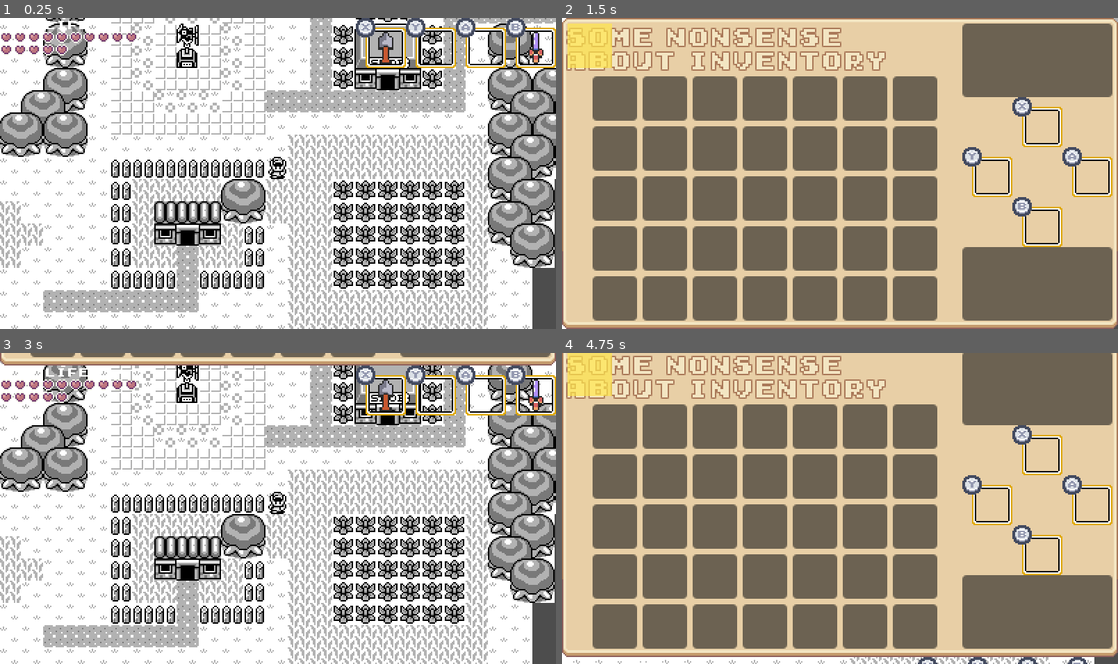
Above: before the commit, frames 1-4 (two rows, left to right).
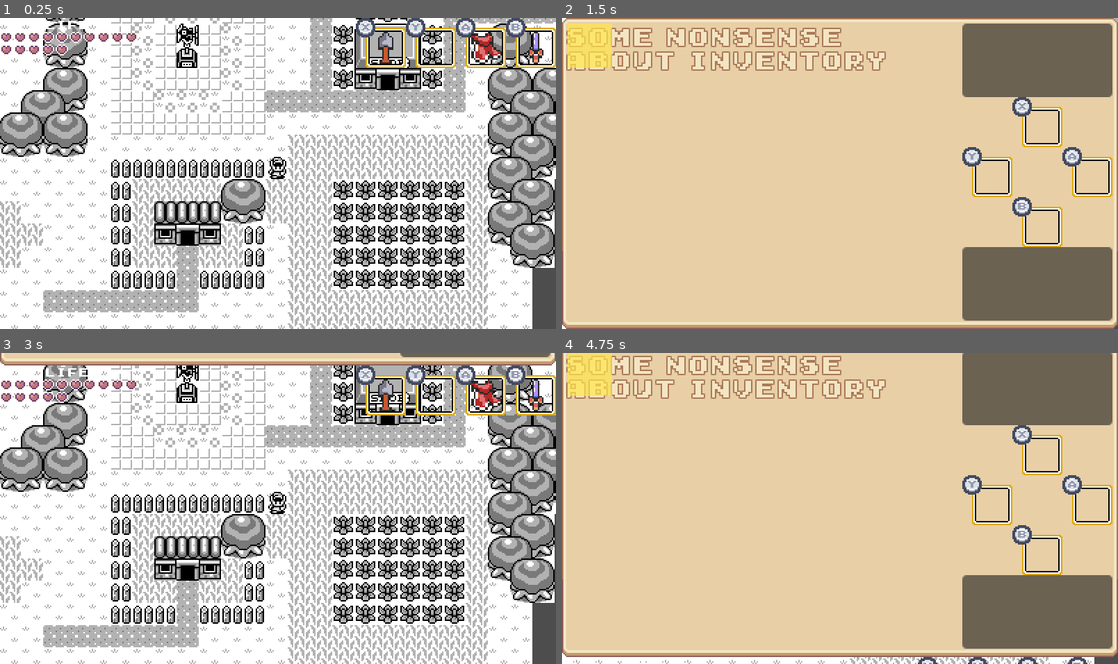
Above: after the commit, the same moments.

Repository: ceafin/finsceal-bhride
Game: Godot game, scene res://scenes/game.tscn
The game is run twice, just before and just after one commit, with the same random seed, the same clock (stepped at 60 frames per second) and the same inputs. Sound files missing from this copy of the repository are replaced by a short silence.
Inputs:
- Up to frame 1 (0.25 s): no input
- Up to frame 2 (1.5 s): tap Enter (start) at 0.5, 1.35 s; hold X (slot_east) 0.53-1.28 s; hold Enter (start) 0.53-1.28 s; hold Z (slot_south) from 1.28 s (still down)
- Up to frame 3 (3 s): tap Enter (start) at 2, 2.85 s; release Z (slot_south) at 2.03 s; hold X (slot_east) 2.03-2.78 s; hold Enter (start) 2.03-2.78 s; hold S (slot_north) from 2.78 s (still down)
- Up to frame 4 (4.75 s): release S (slot_north) at 3.53 s; hold Enter (start) 3.53-4.28 s; hold A (slot_west) from 3.53 s (still down); tap Enter (start) at 4.35 s

The runs differ from the first frame. In frame 1, 0.3% of the frame differs, in the area x 84-91%, y 4-15%; in frame 2, 40%, in the area x 5-68%, y 18-98%; in frame 3, 1.1%; in frame 4, 40%.

Commit message:
setting up for the item pause menu grid

Diff:
--- a/resources/items/feather_item.tres
+++ b/resources/items/feather_item.tres
@@ -1,8 +1,11 @@
 [gd_resource type="Resource" script_class="FeatherItem" format=3 uid="uid://c0eypenmf4al"]
 
+[ext_resource type="Texture2D" uid="uid://bh1l6j3xs6ygv" path="res://assets/misc_zelda_tiles.png" id="1_apsv7"]
 [ext_resource type="Script" uid="uid://fmysqpwfvywk" path="res://scripts/items/feather_item.gd" id="1_n8r0a"]
 
 [sub_resource type="AtlasTexture" id="AtlasTexture_n8r0a"]
+atlas = ExtResource("1_apsv7")
+region = Rect2(96, 48, 16, 16)
 
 [resource]
 script = ExtResource("1_n8r0a")
--- a/scripts/equipment_manager.gd
+++ b/scripts/equipment_manager.gd
@@ -1,7 +1,10 @@
 extends Node
 class_name EquipmentManager
 
-signal slot_changed( slot_name: String, item: Item )
+signal slot_changed(slot_name: String, item: Item)
+signal inventory_changed(index: int, item: Item)
+
+const INVENTORY_SIZE := 35
 
 @export_group("Inventory")
 @export var starting_inventory : Array[Item] = []
@@ -22,21 +25,39 @@
 var inventory : Array[Item] = []
 
 func _ready() -> void:
-	inventory = starting_inventory.duplicate()
+	inventory.resize(INVENTORY_SIZE)
+	for i in mini(starting_inventory.size(), INVENTORY_SIZE):
+		inventory[i] = starting_inventory[i]
 
-	if default_slot_north: equip_item("slot_north", default_slot_north)
-	if default_slot_east:  equip_item("slot_east",  default_slot_east)
-	if default_slot_south: equip_item("slot_south", default_slot_south)
-	if default_slot_west:  equip_item("slot_west",  default_slot_west)
+	_equip_default("slot_north", default_slot_north)
+	_equip_default("slot_east",  default_slot_east)
+	_equip_default("slot_south", default_slot_south)
+	_equip_default("slot_west",  default_slot_west)
 
-func equip_item( slot_name: String, item: Item ) -> void:
+func _equip_default(slot_name: String, item: Item) -> void:
+	if not item:
+		return
+	var idx := inventory.find(item)
+	if idx != -1:
+		inventory[idx] = null
+	slots[slot_name] = item
+	slot_changed.emit(slot_name, item)
+
+# The primary gameplay method — always a swap between a grid cell and a slot.
+# Handles all four cases: item↔item, item↔empty, empty↔item, empty↔empty.
+func swap_inventory_with_slot(grid_index: int, slot_name: String) -> void:
 	if slot_name not in slots:
 		return
-	slots[slot_name] = item
-	slot_changed.emit( slot_name, item )
+	if grid_index < 0 or grid_index >= inventory.size():
+		return
+	var grid_item : Item = inventory[grid_index]
+	var slot_item : Item = slots[slot_name]
+	if grid_item == null and slot_item == null:
+		return
+	inventory[grid_index] = slot_item
+	slots[slot_name]       = grid_item
+	slot_changed.emit(slot_name, grid_item)
+	inventory_changed.emit(grid_index, slot_item)
 
-func get_equipped_item( slot_name: String ) -> Item:
-	return slots.get( slot_name ) as Item
-
-func unequip_slot( slot_name: String ) -> void:
-	equip_item( slot_name, null )
+func get_equipped_item(slot_name: String) -> Item:
+	return slots.get(slot_name) as Item
--- a/scripts/ui.gd
+++ b/scripts/ui.gd
@@ -1,87 +1,99 @@
 extends Control
 class_name UI
 
-const HEART_FULL = preload( "res://assets/heart_full.png" )
-const HEART_PART = preload( "res://assets/heart_part.png" )
-const HEART_EMPTY = preload( "res://assets/heart_empty.png" )
+const HEART_FULL = preload("res://assets/heart_full.png")
+const HEART_PART = preload("res://assets/heart_part.png")
+const HEART_EMPTY = preload("res://assets/heart_empty.png")
 
-const LA_PAUSE_MENU_OPEN = preload( "res://assets/sfx/LA_PauseMenu_Open.wav" )
-const LA_PAUSE_MENU_CLOSE = preload( "res://assets/sfx/LA_PauseMenu_Close.wav" )
+const LA_PAUSE_MENU_OPEN  = preload("res://assets/sfx/LA_PauseMenu_Open.wav")
+const LA_PAUSE_MENU_CLOSE = preload("res://assets/sfx/LA_PauseMenu_Close.wav")
 
-# Resolution: 400x224
-const CLOSED_POSITION : Vector2 = Vector2( 0, -224 )
-const OPENED_POSITION : Vector2 = Vector2( 0, 0 )
+const CLOSED_POSITION : Vector2 = Vector2(0, -224)
+const OPENED_POSITION : Vector2 = Vector2(0, 0)
 
 var _hearts : float = 3.0
-var hearts : float :
+var hearts : float:
 	get:
 		return _hearts
-	set( value ):
+	set(value):
 		_hearts = value
 		if not is_node_ready():
 			return
 		for i in heart_grid.get_child_count():
 			if value > i * 2 + 1:
-				heart_grid.get_child( i ).texture = HEART_FULL
+				heart_grid.get_child(i).texture = HEART_FULL
 			elif value > i * 2:
-				heart_grid.get_child( i ).texture = HEART_PART
+				heart_grid.get_child(i).texture = HEART_PART
 			else:
-				heart_grid.get_child( i ).texture = HEART_EMPTY
+				heart_grid.get_child(i).texture = HEART_EMPTY
 
-# Set at the Game Node Scene Root
 var equipment_manager : EquipmentManager:
-	set( value ):
+	set(value):
 		equipment_manager = value
 		if equipment_manager:
-			equipment_manager.slot_changed.connect( _on_slot_changed )
+			equipment_manager.slot_changed.connect(_on_slot_changed)
+			equipment_manager.inventory_changed.connect(_on_inventory_changed)
 			_refresh_equipment_display()
+			_refresh_inventory_grid()
 
 @onready var slot_west_display  : TextureRect = $AdventureMenu/OverlapHUD/OverlapHBox/HUDButtonAssignments/HUDButtonX/HUDItemX/TextureRect
 @onready var slot_north_display : TextureRect = $AdventureMenu/OverlapHUD/OverlapHBox/HUDButtonAssignments/HUDButtonY/HUDItemY/TextureRect
 @onready var slot_east_display  : TextureRect = $AdventureMenu/OverlapHUD/OverlapHBox/HUDButtonAssignments/HUDButtonA/HUDItemA/TextureRect
 @onready var slot_south_display : TextureRect = $AdventureMenu/OverlapHUD/OverlapHBox/HUDButtonAssignments/HUDButtonB/HUDItemB/TextureRect
 
-@onready var heart_grid : GridContainer = $AdventureMenu/OverlapHUD/OverlapHBox/LifeMeter/HeartGrid
+@onready var heart_grid       : GridContainer = $AdventureMenu/OverlapHUD/OverlapHBox/LifeMeter/HeartGrid
+@onready var _inventory_grid  : GridContainer = $AdventureMenu/InventoryMenu/MarginContainer/InvHBox/Equipables/GridContainer
 
 func _ready() -> void:
 	_refresh_equipment_display()
 
-func _on_slot_changed( _slot_name: String, _item: Item ) -> void:
+func _on_slot_changed(_slot_name: String, _item: Item) -> void:
 	_refresh_equipment_display()
+
+func _on_inventory_changed(index: int, item: Item) -> void:
+	var slot := _inventory_grid.get_child(index) as UIItemSlot
+	if slot:
+		slot.item = item
 
 func _refresh_equipment_display() -> void:
 	if not equipment_manager:
 		return
-
-	var north = equipment_manager.get_equipped_item( "slot_north" )
-	var east  = equipment_manager.get_equipped_item( "slot_east" )
-	var south = equipment_manager.get_equipped_item( "slot_south" )
-	var west  = equipment_manager.get_equipped_item( "slot_west" )
-
+	var north = equipment_manager.get_equipped_item("slot_north")
+	var east  = equipment_manager.get_equipped_item("slot_east")
+	var south = equipment_manager.get_equipped_item("slot_south")
+	var west  = equipment_manager.get_equipped_item("slot_west")
 	slot_north_display.texture = north.icon if north else null
 	slot_east_display.texture  = east.icon  if east  else null
 	slot_south_display.texture = south.icon if south else null
 	slot_west_display.texture  = west.icon  if west  else null
 
+func _refresh_inventory_grid() -> void:
+	if not equipment_manager:
+		return
+	for child in _inventory_grid.get_children():
+		child.free()
+	for i in EquipmentManager.INVENTORY_SIZE:
+		var slot := UIItemSlot.new()
+		slot.item = equipment_manager.inventory[i]
+		_inventory_grid.add_child(slot)
 
-func _input( event: InputEvent ) -> void:
-	if event.is_action_pressed( "start" ):
+func _input(event: InputEvent) -> void:
+	if event.is_action_pressed("start"):
 		if get_tree().paused:
 			exit_pause_menu()
 		else:
 			enter_pause_menu()
 		get_viewport().set_input_as_handled()
 
-
 func enter_pause_menu() -> void:
 	get_tree().paused = true
-	SFX.play( LA_PAUSE_MENU_OPEN )
+	SFX.play(LA_PAUSE_MENU_OPEN)
 	var tween = create_tween()
-	tween.tween_property( self, "global_position", OPENED_POSITION, 0.5 ).set_trans( Tween.TRANS_QUART ).set_ease( Tween.EASE_IN_OUT )
+	tween.tween_property(self, "global_position", OPENED_POSITION, 0.5).set_trans(Tween.TRANS_QUART).set_ease(Tween.EASE_IN_OUT)
 
 func exit_pause_menu() -> void:
-	SFX.play( LA_PAUSE_MENU_CLOSE )
+	SFX.play(LA_PAUSE_MENU_CLOSE)
 	var tween = create_tween()
-	tween.tween_property( self, "global_position", CLOSED_POSITION, 0.2 ).set_trans( Tween.TRANS_EXPO ).set_ease( Tween.EASE_OUT )
+	tween.tween_property(self, "global_position", CLOSED_POSITION, 0.2).set_trans(Tween.TRANS_EXPO).set_ease(Tween.EASE_OUT)
 	await tween.finished
 	get_tree().paused = false
--- /dev/null
+++ b/scripts/ui_item_slot.gd
@@ -0,0 +1,14 @@
+extends TextureRect
+class_name UIItemSlot
+
+var item : Item:
+	set(value):
+		item = value
+		texture = value.icon if value else null
+
+func _ready() -> void:
+	custom_minimum_size = Vector2(32, 32)
+	expand_mode = TextureRect.EXPAND_FIT_WIDTH_PROPORTIONAL
+	stretch_mode = TextureRect.STRETCH_KEEP_ASPECT_CENTERED
+	mouse_filter = Control.MOUSE_FILTER_IGNORE
+	texture = item.icon if item else null
Not shown, added: scripts/ui_item_slot.gd.uid
